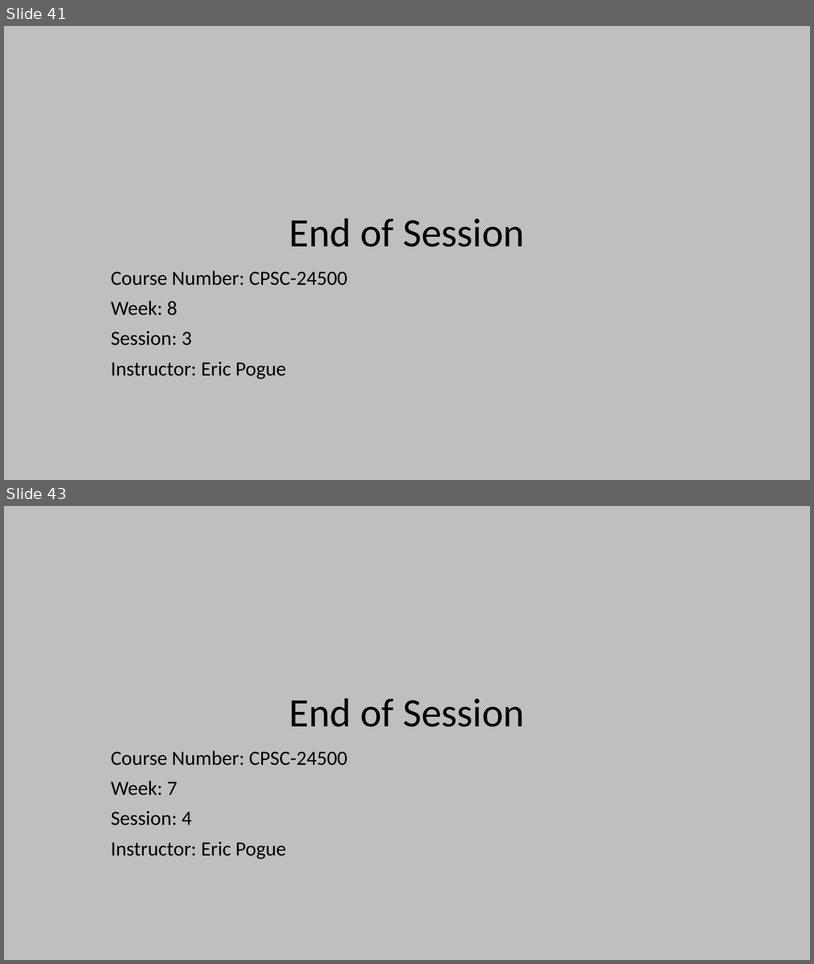
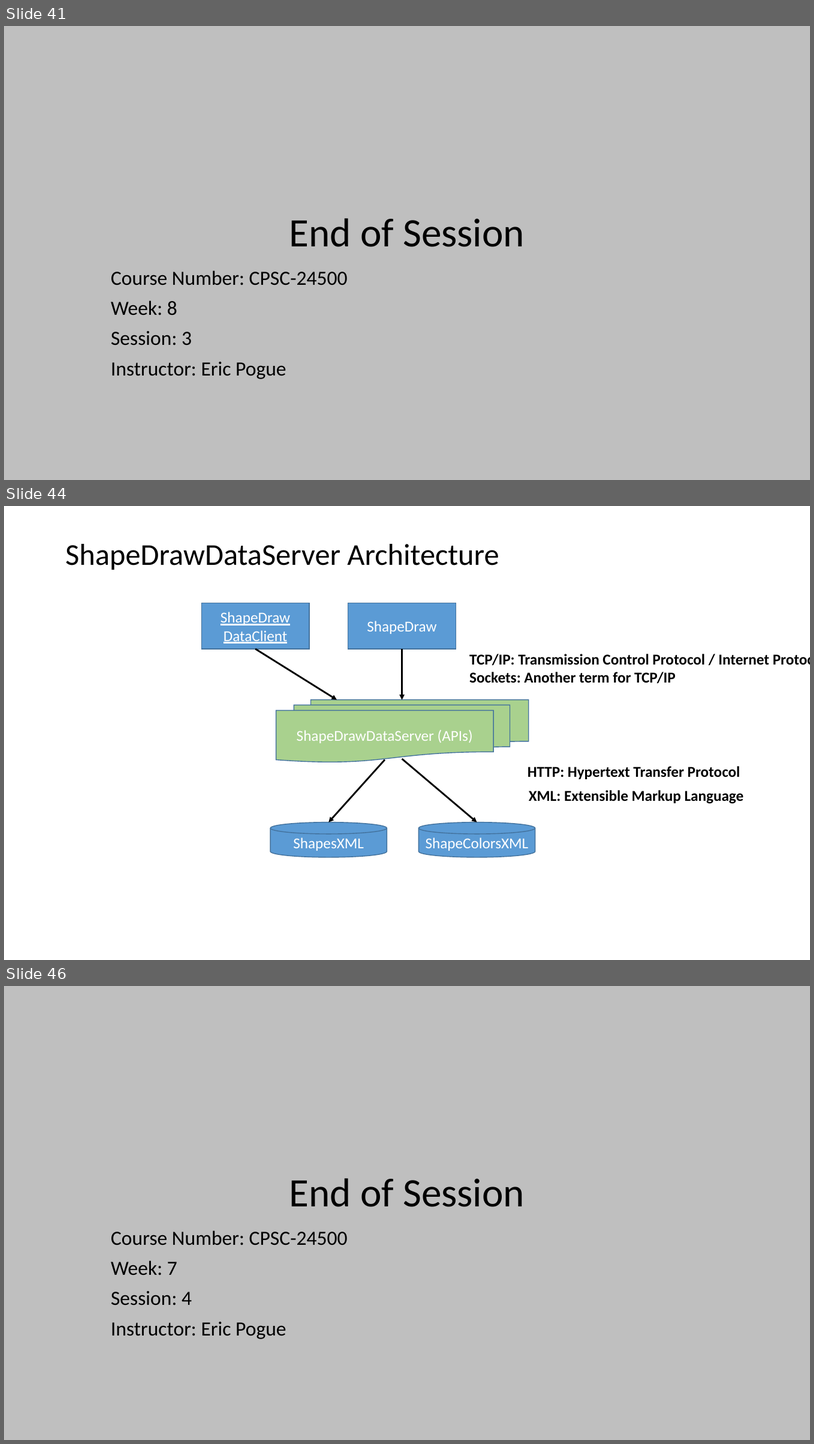
Before and after one commit to EricJPogue/www-epogue-info, a slide deck: CPSC-24500/Week08/2017SpringW08Slides.pptx. Shown one above the other, each under a label of ours: slides 41 and 43 before the commit, slides 41, 44 and 46 after it; the slides between them are not shown. The pictures are 814x964 and 814x1444 pixels, drawn with LibreOffice and Linux fonts; fonts in the diff are those of the drawing. Boxes give left, top, right and bottom in pixels: in the first picture for what was removed or moved away, otherwise in the second. Text is boxed around its words. In the diff, an @@ line names an element or a change of style, - is before the commit and + after.

```diff
--- a/CPSC-24500/Week08/2017SpringW08Slides.pptx
+++ b/CPSC-24500/Week08/2017SpringW08Slides.pptx
@@ slide 44 added at (4, 506, 810, 960), background #FFFFFF @@
@@ title added at (65, 544, 499, 570), 36 pt, text #000000 @@
+ShapeDrawDataServer Architecture
@@ rectangle added at (202, 603, 309, 649), fill #5B9BD5, outline #43739E 1 pt, 18 pt, text #FFFFFF, underline @@
+ShapeDraw
+DataClient
@@ rectangle added at (348, 603, 456, 649), fill #5B9BD5, outline #43739E 1 pt, 18 pt, text #FFFFFF @@
+ShapeDraw
@@ arrow added from (255, 649) to (338, 700), #000000 2 pt @@
@@ arrow added from (402, 649) to (402, 700), #000000 2 pt @@
@@ text added at (470, 654, 770, 683), 18 pt, text #000000, bold @@
+TCP/IP: Transmission Control Protocol / Internet Protocol
+Sockets: Another term for TCP/IP
@@ flow chart multidocument added at (276, 700, 529, 762), fill #A9D18E, outline #43739E 1 pt, 18 pt, text #FFFFFF @@
+ShapeDrawDataServer (APIs)
@@ arrow added from (385, 759) to (329, 822), #000000 2 pt @@
@@ arrow added from (402, 759) to (477, 822), #000000 2 pt @@
@@ text added at (528, 766, 741, 779), 18 pt, text #000000, bold @@
+HTTP: Hypertext Transfer Protocol
@@ text added at (529, 790, 744, 804), 18 pt, text #000000, bold @@
+XML: Extensible Markup Language
@@ cylinder added at (271, 822, 387, 857), fill #5B9BD5, outline #43739E 1 pt, 18 pt, text #FFFFFF @@
+ShapesXML
@@ cylinder added at (419, 822, 536, 857), fill #5B9BD5, outline #43739E 1 pt, 18 pt, text #FFFFFF @@
+ShapeColorsXML
@@ what was slide 43 is now slide 46 @@
```
Also in this commit, not shown: 1 slide changed, 2 other slides added, 2 other files.
